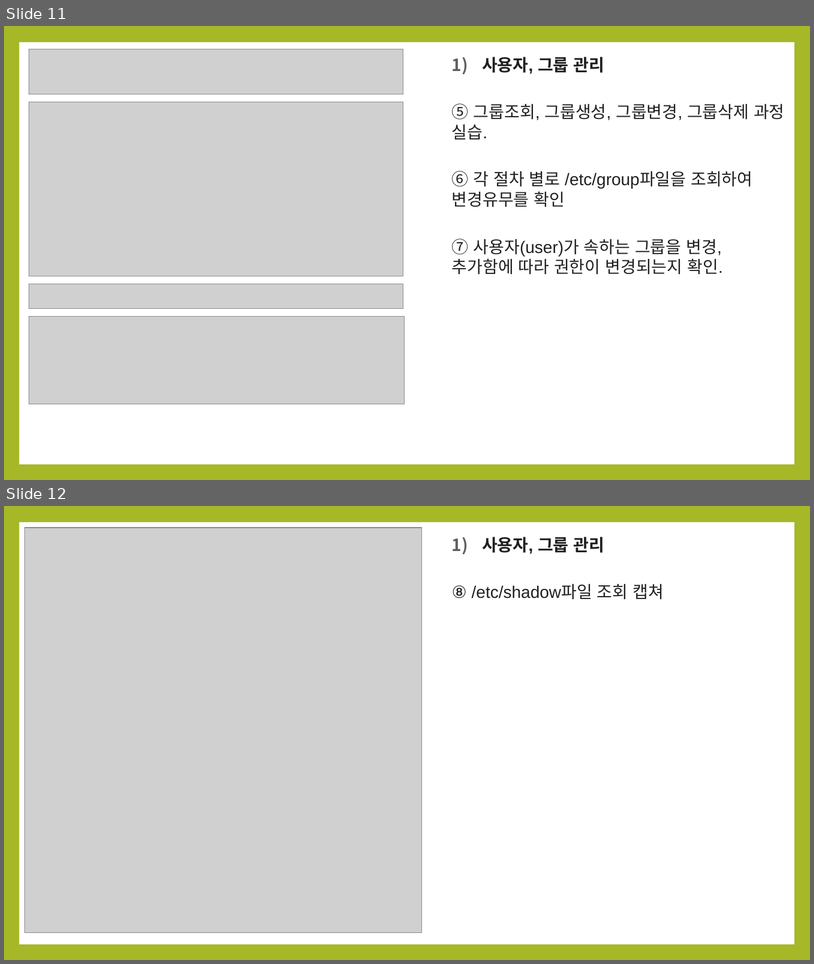
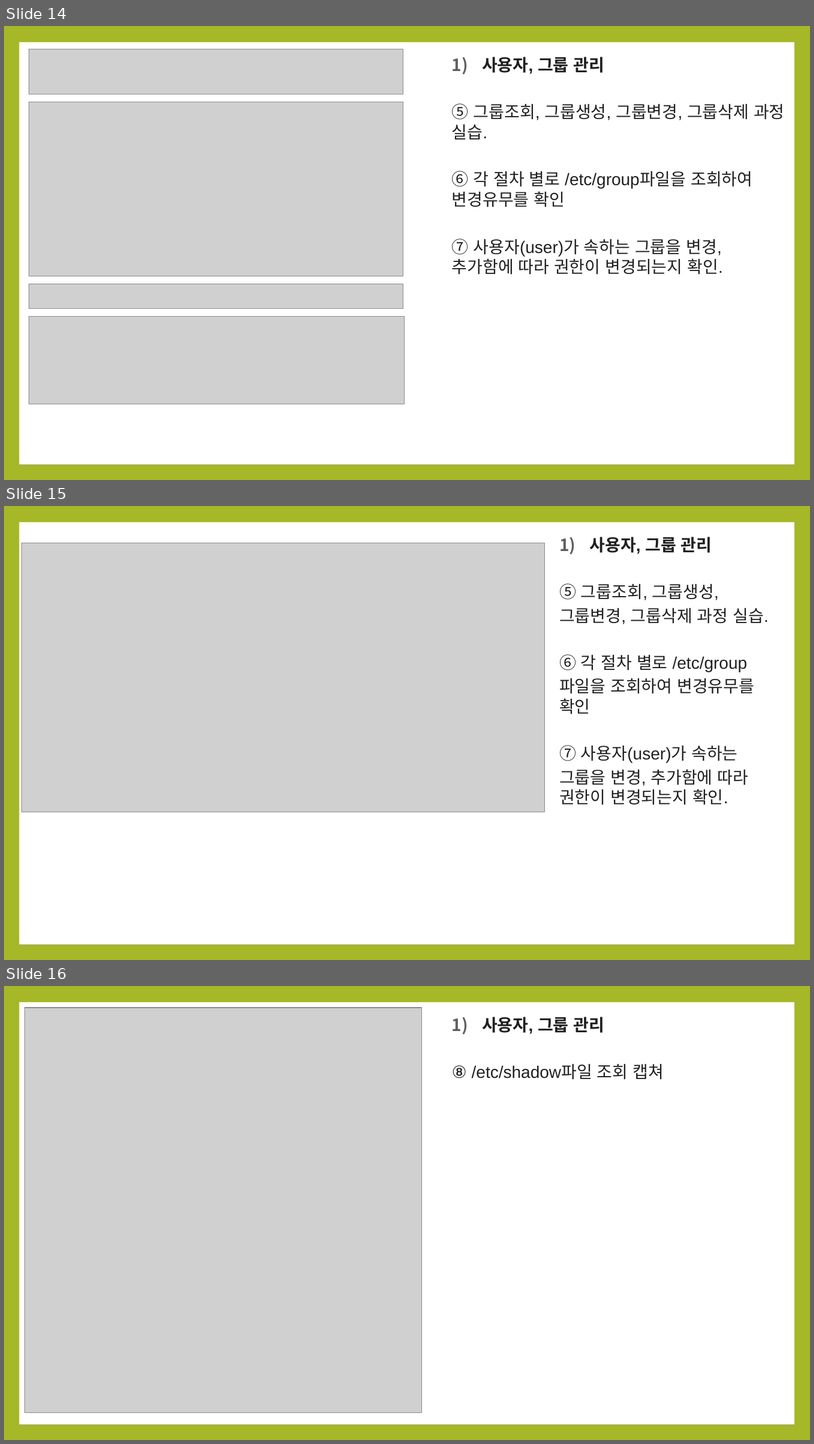
Before and after one commit to noheul1030/KOPO-Linux, a slide deck: 리눅스(v2023)/과제PPT/리눅스5강PPT.pptx. Shown one above the other, each under a label of ours: slides 11 and 12 before the commit, slides 14, 15 and 16 after it. The pictures are 814x964 and 814x1444 pixels, drawn with LibreOffice and Linux fonts; fonts in the diff are those of the drawing; grey boxes stand for pictures. Boxes give left, top, right and bottom in pixels: in the first picture for what was removed or moved away, otherwise in the second. Text is boxed around its words. In the diff, an @@ line names an element or a change of style, - is before the commit and + after.

```diff
--- a/리눅스(v2023)/과제PPT/리눅스5강PPT.pptx
+++ b/리눅스(v2023)/과제PPT/리눅스5강PPT.pptx
@@ slide 15 added at (4, 506, 810, 960), background #A6B727; not listed: 1 template element that a slide beside it also shows @@
@@ text added at (560, 537, 768, 805), 20 pt, text #221F1F @@
+1) 사용자, 그룹 관리
+⑤ 그룹조회, 그룹생성,
+그룹변경, 그룹삭제 과정 실습.
+⑥ 각 절차 별로 /etc/group
+파일을 조회하여 변경유무를 확인
+⑦ 사용자(user)가 속하는
+그룹을 변경, 추가함에 따라 권한이 변경되는지 확인.
@@ picture added at (21, 543, 545, 812) @@
@@ what was slide 11 is now slide 14 @@
@@ what was slide 12 is now slide 16 @@
```
Also in this commit, not shown: 23 other slides added, 1 other file.
